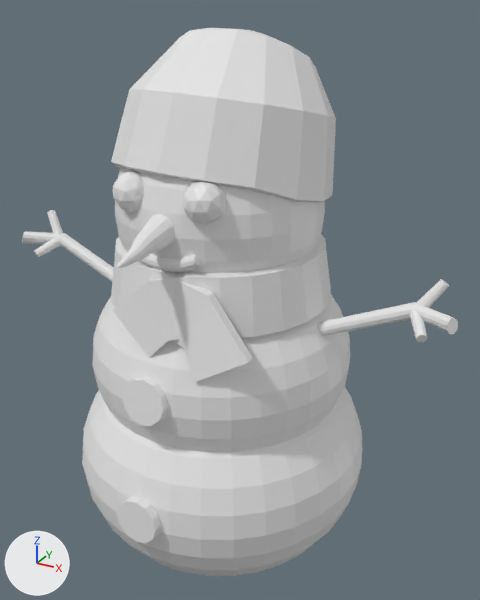
The FBX model Data/Models/Snowman/snowman.fbx: old version first, new version second.
Camera for both pictures: a 50 mm camera at (2.05, -3.47, 3.65) aimed at (0.09, 0.09, 1.87). The axes (+X, +Y, +Z) are drawn at lower left. The lights are the same throughout. Where no turn or scale is listed for an object, it has been applied to the vertices.

Objects in the first picture: 'Snowman'.
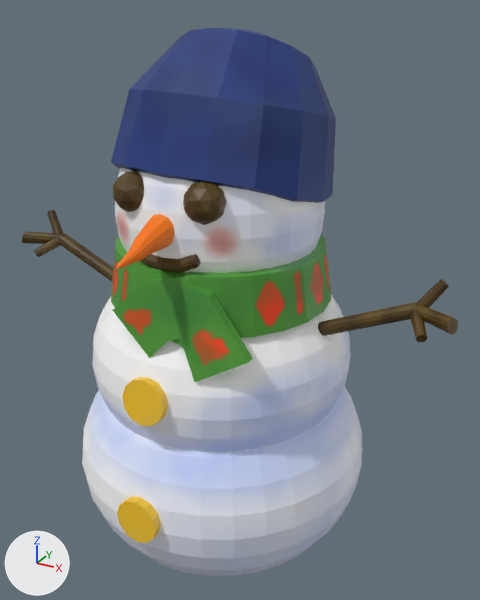
Changed parts and their boxes [x1, y1, x2, y2] in the pictures (480 x 600 px):
'Snowman', surface changed
    both: [22, 28, 458, 576]

Edits to the bpy script that builds the scene:
```text
Add img_snowmantex1_png:
    img_snowmantex1_png = load_image('SnowmanTex1.png', '_unpacked/SnowmanTex1.png', 512, 512, 'sRGB')
Change mat_material_001:
    remove mat_material_001.base_color = (0.8, 0.8, 0.8)  # white #e7e7e7
    add mat_material_001.texture = img_snowmantex1_png  # with its transparency
```
